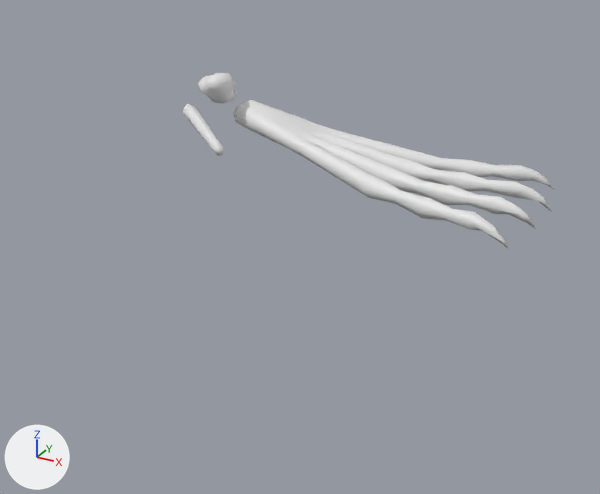
Two versions of the FBX model blender/out/Pteranodon/export/Os_Pied_Pteranodon.fbx, one commit apart.
One viewpoint serves both versions: a 50 mm lens placed at (0.64, -1.405, 0.447), pointed at (-0.062, -0.129, -0.19). Arrows for +X, +Y and +Z are at lower left; the lights stay in place. The picture after the commit comes second.

Objects in the first picture: 'Os_Pied_Pteranodon_01'.
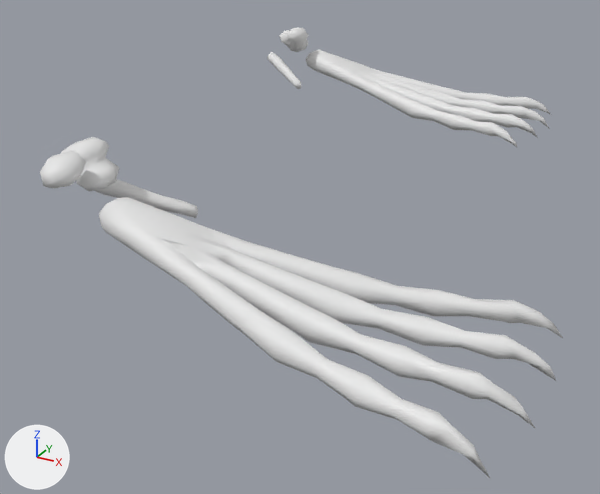
Scene script edits in JSON lines:
```json
{"block": "me_os_pied_pteranodon_01", "where": "# used by ob_os_pied_pteranodon_01; location = (0.0, 0.0, 0.0)"}
{"op": "remove", "block": "me_os_pied_pteranodon_01", "code": "me_os_pied_pteranodon_01.from_pydata(...)  # 456 vertices, 900 faces; spans x -0.362..0.362, y -0.16..0.16, z -0.104..0.104"}
{"op": "add", "block": "me_os_pied_pteranodon_01", "code": "me_os_pied_pteranodon_01.from_pydata(...)  # 914 vertices, 1800 faces; spans x -0.502..0.502, y -0.725..0.725, z -0.105..0.105"}
{"block": "me_os_pied_pteranodon_01", "change": "me_os_pied_pteranodon_01 part 1: the loose piece of 34 vertices spanning x -0.362..-0.221, y -0.147..-0.056, z -0.031..0.041 is moved by (-0.14, 0.566, -0.001)"}
{"block": "me_os_pied_pteranodon_01", "change": "me_os_pied_pteranodon_01 part 2: the loose piece of 51 vertices spanning x -0.34..-0.258, y -0.091..0.004, z 0.036..0.104 is moved by (-0.14, 0.566, -0.001)"}
{"block": "me_os_pied_pteranodon_01", "change": "me_os_pied_pteranodon_01 part 3: the loose piece of 371 vertices spanning x -0.277..0.362, y -0.16..0.16, z -0.104..0.042 is moved by (-0.14, 0.566, -0.001)"}
{"block": "me_os_pied_pteranodon_01", "change": "me_os_pied_pteranodon_01 part 4: a new loose piece of 360 vertices spanning x -0.133..0.502, y -0.725..-0.408, z -0.1..0.04, in mat_museum_bone___warm_ivory (white #e7e7e7)"}
{"block": "me_os_pied_pteranodon_01", "change": "me_os_pied_pteranodon_01 part 5: a new loose piece of 41 vertices spanning x -0.23..-0.14, y -0.57..-0.496, z 0.04..0.103, in mat_museum_bone___warm_ivory (white #e7e7e7)"}
{"block": "me_os_pied_pteranodon_01", "change": "me_os_pied_pteranodon_01 part 6: a new loose piece of 33 vertices spanning x -0.221..-0.077, y -0.512..-0.415, z -0.032..0.041, in mat_museum_bone___warm_ivory (white #e7e7e7)"}
{"block": "me_os_pied_pteranodon_01", "change": "me_os_pied_pteranodon_01 part 7: a new loose piece of 24 vertices spanning x -0.2..-0.148, y -0.634..-0.566, z 0.064..0.105, in mat_museum_bone___warm_ivory (white #e7e7e7)"}
```

Location of each change, (x1, y1, x2, y2) in pixels of the pictures (600 x 494 px; the box of a moved part takes in the faces that stretch with it):
```json
{"object": "Os_Pied_Pteranodon_01", "change": "reshaped", "before": [182, 73, 555, 248], "after": [40, 28, 563, 478], "on screen": "40% wider, 156% taller"}
{"part": 1, "of": "me_os_pied_pteranodon_01", "change": "moved or reshaped", "before": [182, 104, 223, 156], "after": [267, 52, 302, 89]}
{"part": 2, "of": "me_os_pied_pteranodon_01", "change": "moved or reshaped", "before": [198, 73, 237, 104], "after": [279, 28, 309, 52]}
{"part": 3, "of": "me_os_pied_pteranodon_01", "change": "moved or reshaped", "before": [233, 100, 555, 248], "after": [305, 49, 551, 147]}
{"part": 4, "of": "me_os_pied_pteranodon_01", "change": "added", "after": [99, 197, 563, 478]}
{"part": 5, "of": "me_os_pied_pteranodon_01", "change": "added", "after": [61, 137, 120, 191]}
{"part": 6, "of": "me_os_pied_pteranodon_01", "change": "added", "after": [95, 179, 198, 218]}
{"part": 7, "of": "me_os_pied_pteranodon_01", "change": "added", "after": [40, 150, 86, 189]}
```
